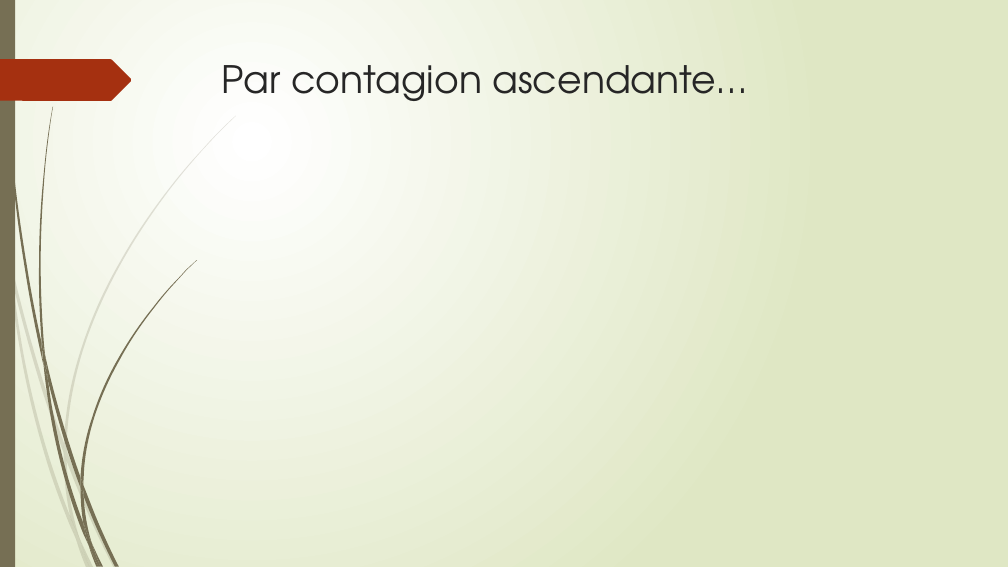
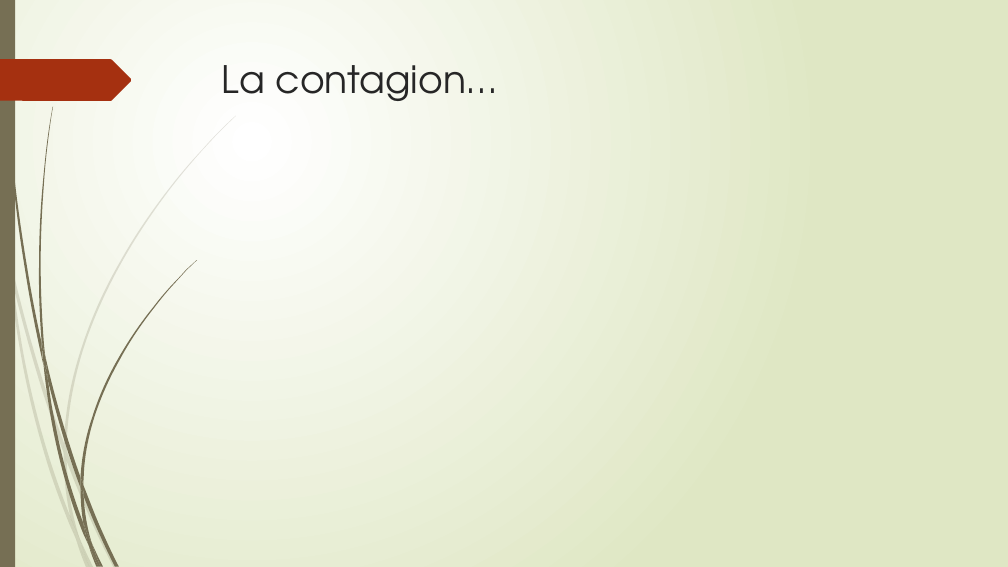
Before and after one commit to epsitec-sa/zou, a slide deck: slide 16 of .Documentation/Commandes git pour zou flow.pptx. Drawn at 1008x567 pixels with LibreOffice and Linux fonts; fonts in the diff are those of the drawing. Boxes give left, top, right and bottom in pixels: in the first picture for what was removed or moved away, otherwise in the second. Text is boxed around its words. In the diff, an @@ line names an element or a change of style, - is before the commit and + after.

```diff
--- a/.Documentation/Commandes git pour zou flow.pptx
+++ b/.Documentation/Commandes git pour zou flow.pptx
@@ title at [222, 65, 498, 101]: text changed @@
-Par contagion ascendante…
+La contagion…
```
Also in this commit, not shown: 16 other slides changed.
